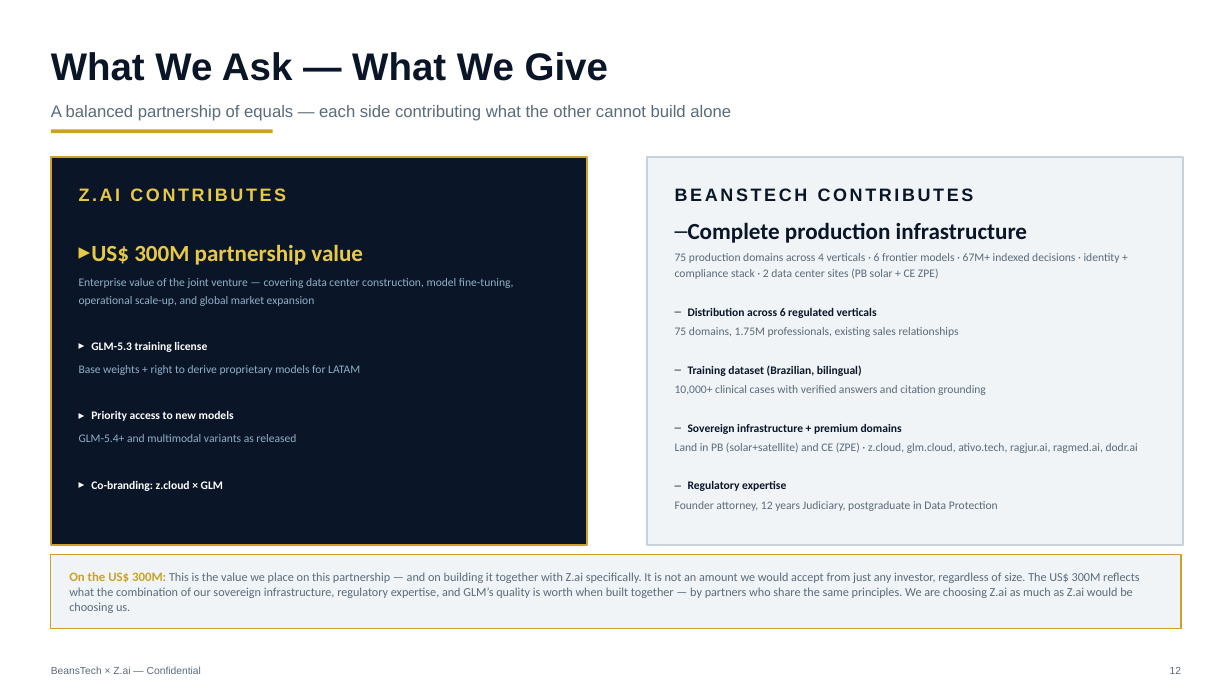
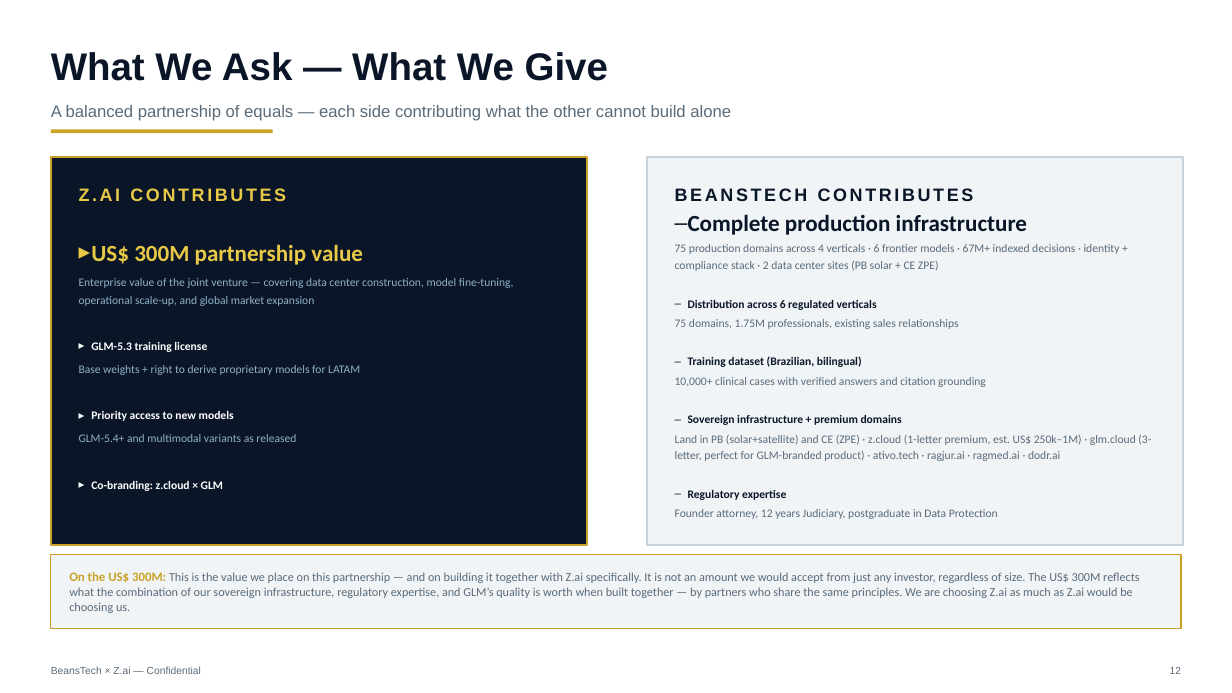
Before and after one commit to beanstechhub/healthtech-infra, a slide deck: slide 12 of apresentacoes/ZCloud-Zai-Parceria-EN.pptx. Drawn at 1232x693 pixels with LibreOffice and Linux fonts; fonts in the diff are those of the drawing. Boxes give left, top, right and bottom in pixels: in the first picture for what was removed or moved away, otherwise in the second. Text is boxed around its words. In the diff, an @@ line names an element or a change of style, - is before the commit and + after.

Commit message:
z.cloud e glm.cloud: valores reais dos domínios (1-letter premium US$250k-1M; glm.cloud owned via Alibaba DNS)

```diff
--- a/apresentacoes/ZCloud-Zai-Parceria-EN.pptx
+++ b/apresentacoes/ZCloud-Zai-Parceria-EN.pptx
@@ text at [675, 435, 1151, 461]: text changed @@
-Land in PB (solar+satellite) and CE (ZPE) · z.cloud, glm.cloud, ativo.tech, ragjur.ai, ragmed.ai, dodr.ai
+Land in PB (solar+satellite) and CE (ZPE) · z.cloud (1-letter premium, est. US$ 250k–1M) · glm.cloud (3-letter, perfect for GLM-branded product) · ativo.tech · ragjur.ai · ragmed.ai · dodr.ai
```
Also in this commit, not shown: 1 other slide changed, 1 other file.
